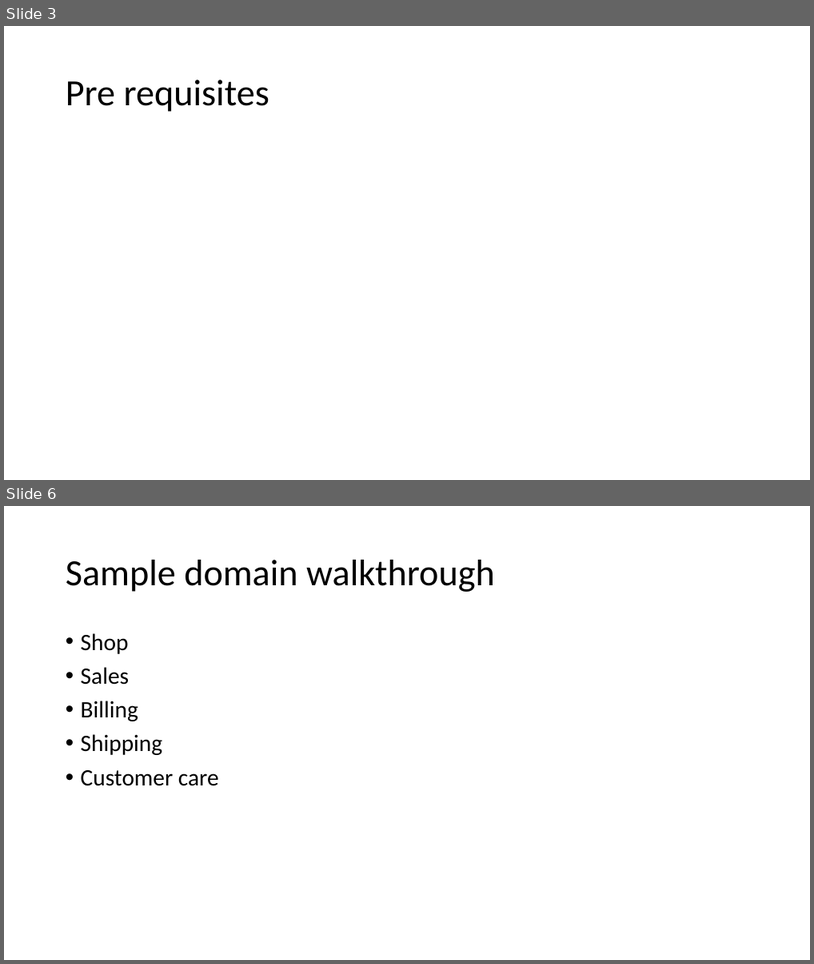
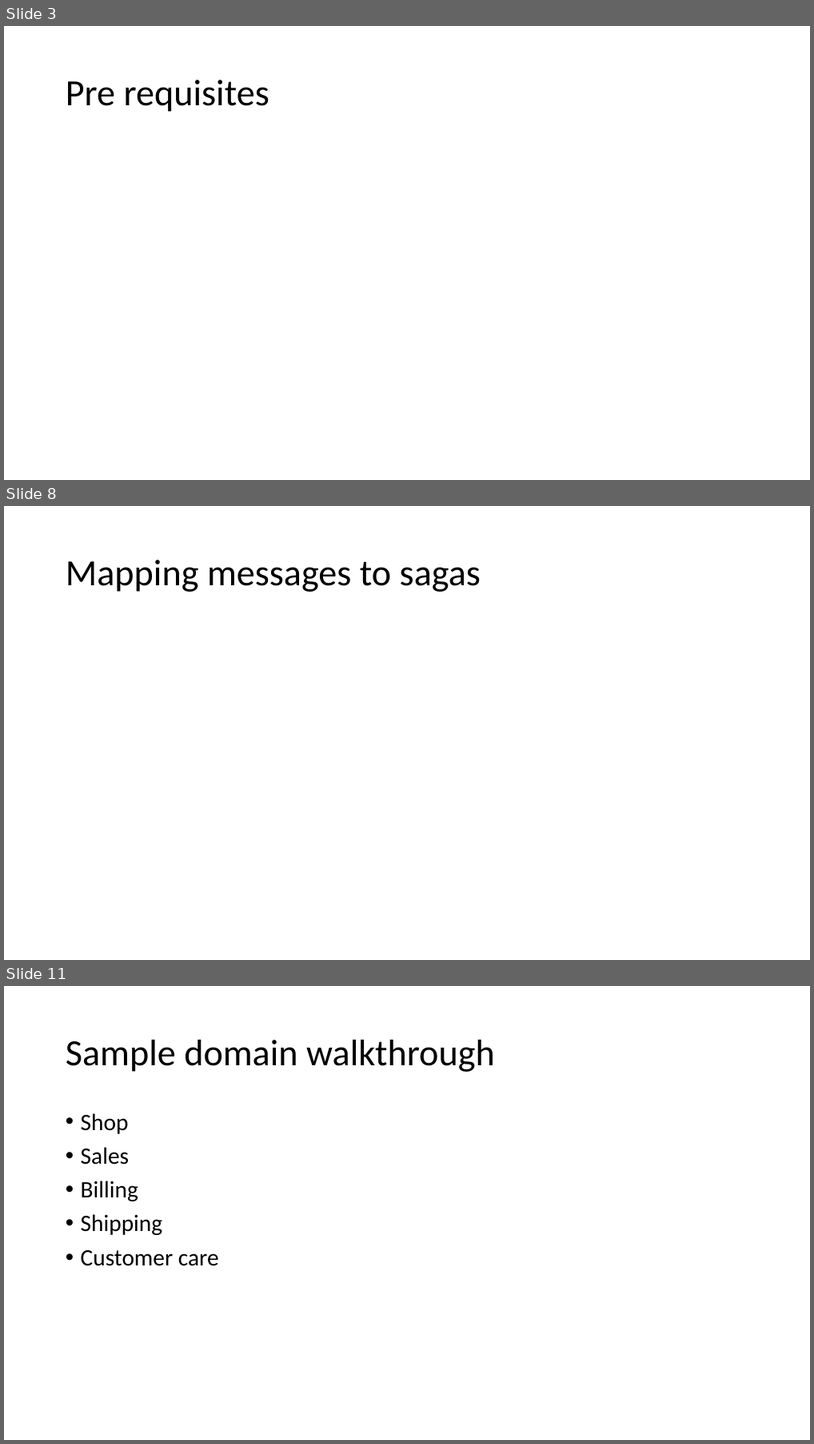
Before and after one commit to Particular/SagaMasterClass, a slide deck: SagaMasterClass.pptx. Shown one above the other, each under a label of ours: slides 3 and 6 before the commit, slides 3, 8 and 11 after it; the slides between them are not shown. The pictures are 814x964 and 814x1444 pixels, drawn with LibreOffice and Linux fonts; fonts in the diff are those of the drawing. Boxes give left, top, right and bottom in pixels: in the first picture for what was removed or moved away, otherwise in the second. Text is boxed around its words. In the diff, an @@ line names an element or a change of style, - is before the commit and + after.

```diff
--- a/SagaMasterClass.pptx
+++ b/SagaMasterClass.pptx
@@ slide 8 added at [4, 506, 810, 960], background #FFFFFF @@
@@ title added at [66, 560, 481, 592], 44 pt, text #000000 @@
+Mapping messages to sagas
@@ what was slide 6 is now slide 11 @@
```
Also in this commit, not shown: 3 slides changed, 5 other slides added, 1 slide removed, 10 other files.
